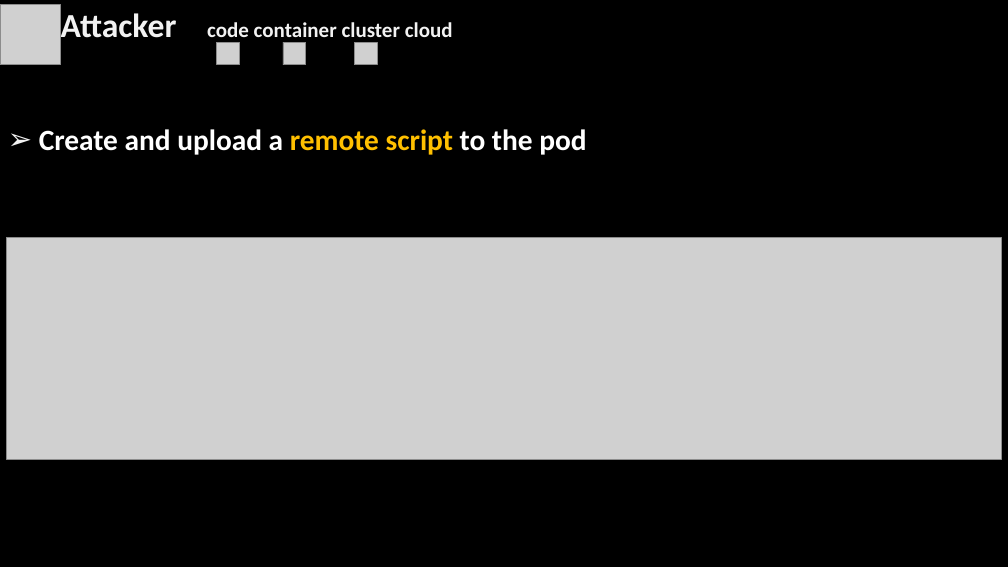
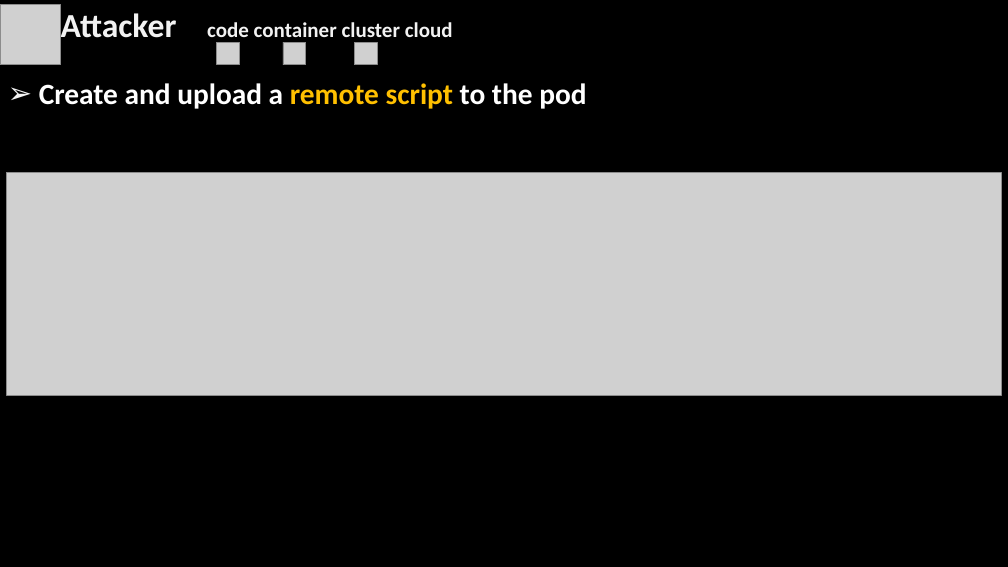
Before and after one commit to simonangel-fong/react2shell-eks, a slide deck: slide 18 of docs/slide/post01_eks_breach.pptx. Drawn at 1008x567 pixels with LibreOffice and Linux fonts; fonts in the diff are those of the drawing; grey boxes stand for pictures; background and template pictures are left out. Boxes give left, top, right and bottom in pixels: in the first picture for what was removed or moved away, otherwise in the second. Text is boxed around its words. In the diff, an @@ line names an element or a change of style, - is before the commit and + after.

```diff
--- a/docs/slide/post01_eks_breach.pptx
+++ b/docs/slide/post01_eks_breach.pptx
@@ text "Create and upload a remote ...": place and size @@
-text "Create and upload a remote ..." at [39,129,586,155]
+text "Create and upload a remote ..." at [39,83,586,109]
@@ picture: place and size @@
-picture at [7,237,1001,460]
+picture at [7,173,1001,395]
```
Also in this commit, not shown: 12 other slides changed, 13 other files.
